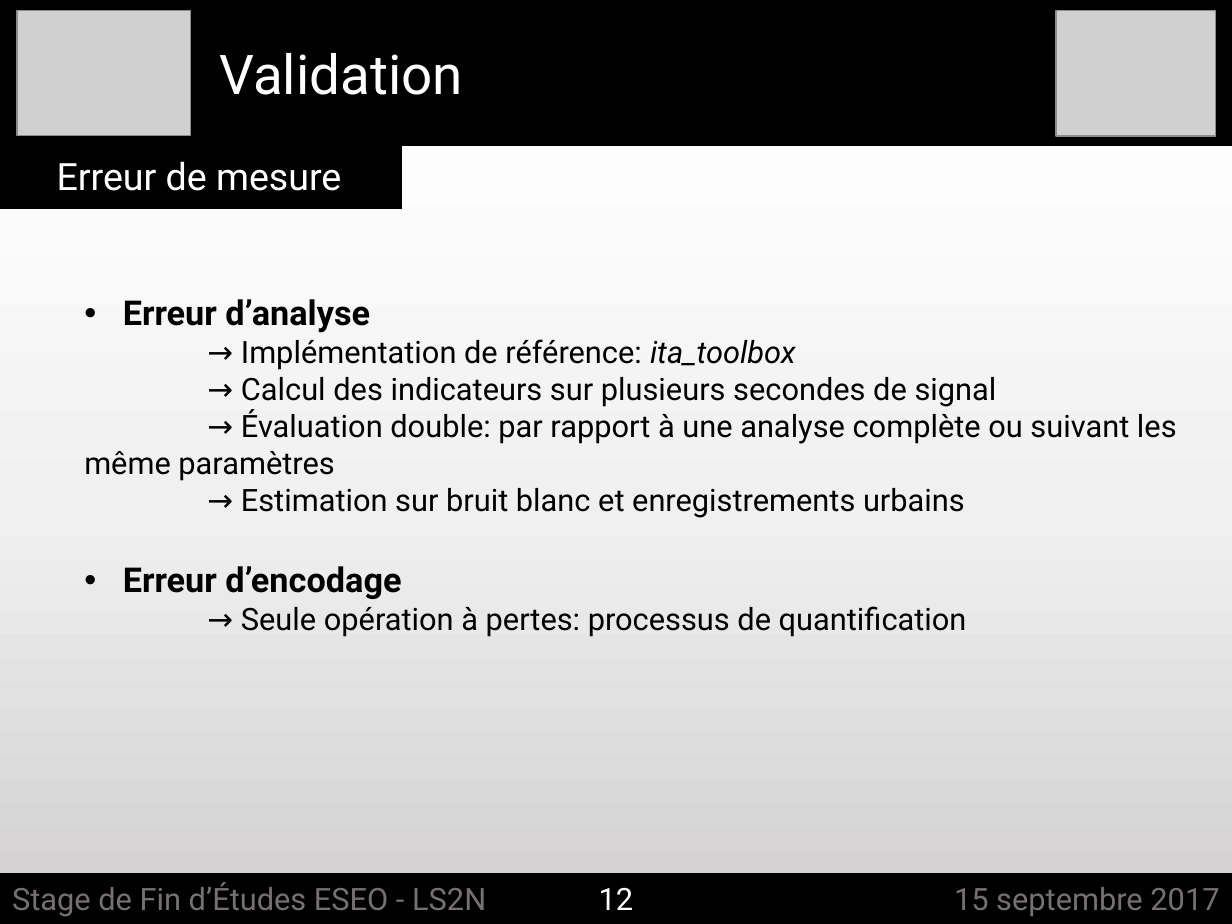
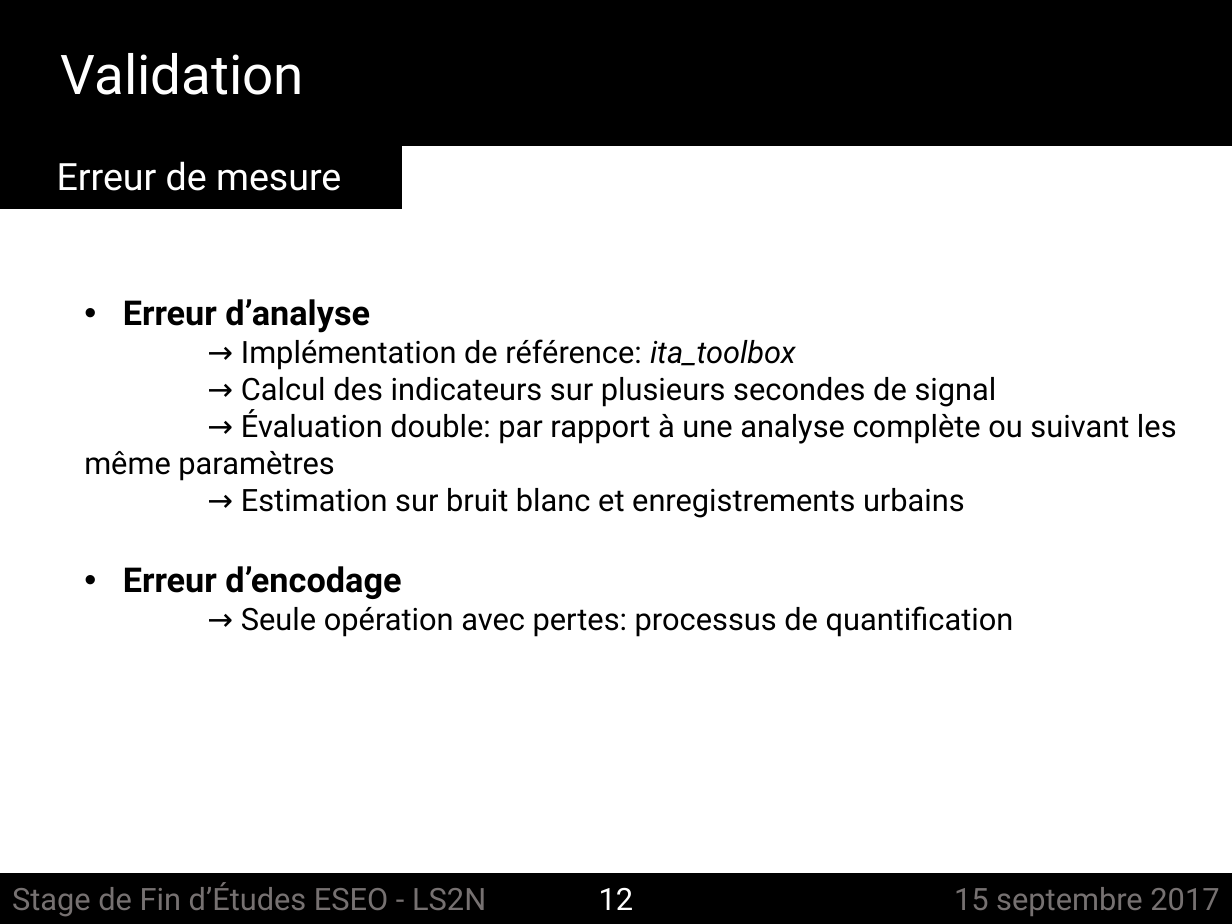
Before and after one commit to felixgontier/int-report, a slide deck: slide 12 of Soutenance_ESEO.pptx. Drawn at 1232x924 pixels with LibreOffice and Linux fonts; fonts in the diff are those of the drawing; grey boxes stand for pictures. Boxes give left, top, right and bottom in pixels: in the first picture for what was removed or moved away, otherwise in the second. Text is boxed around its words. In the diff, an @@ line names an element or a change of style, - is before the commit and + after.

```diff
--- a/Soutenance_ESEO.pptx
+++ b/Soutenance_ESEO.pptx
@@ background gradient #FFFFFF to #F0F0F0 to #D0CECE to #FFFFFF @@
@@ picture removed at [17,11,191,136] @@
@@ picture removed at [1056,11,1215,137] @@
@@ text "Validation": place and size @@
-text "Validation" at [219,53,462,95]
+text "Validation" at [61,53,304,95]
@@ text at [241,606,1014,637]: text changed @@
-→ Seule opération à pertes: processus de quantification
+→ Seule opération avec pertes: processus de quantification
```
Also in this commit, not shown: 21 other slides changed, 1 slide added, 1 slide removed, 2 other files.
